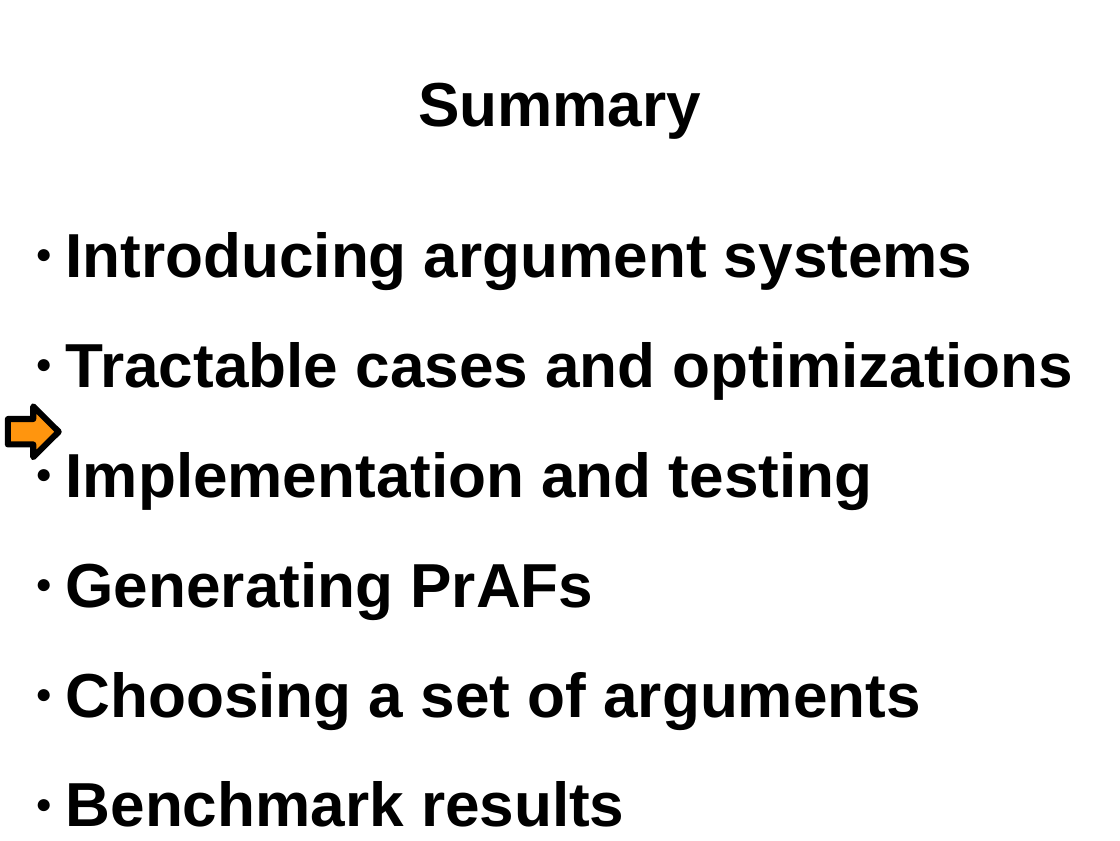
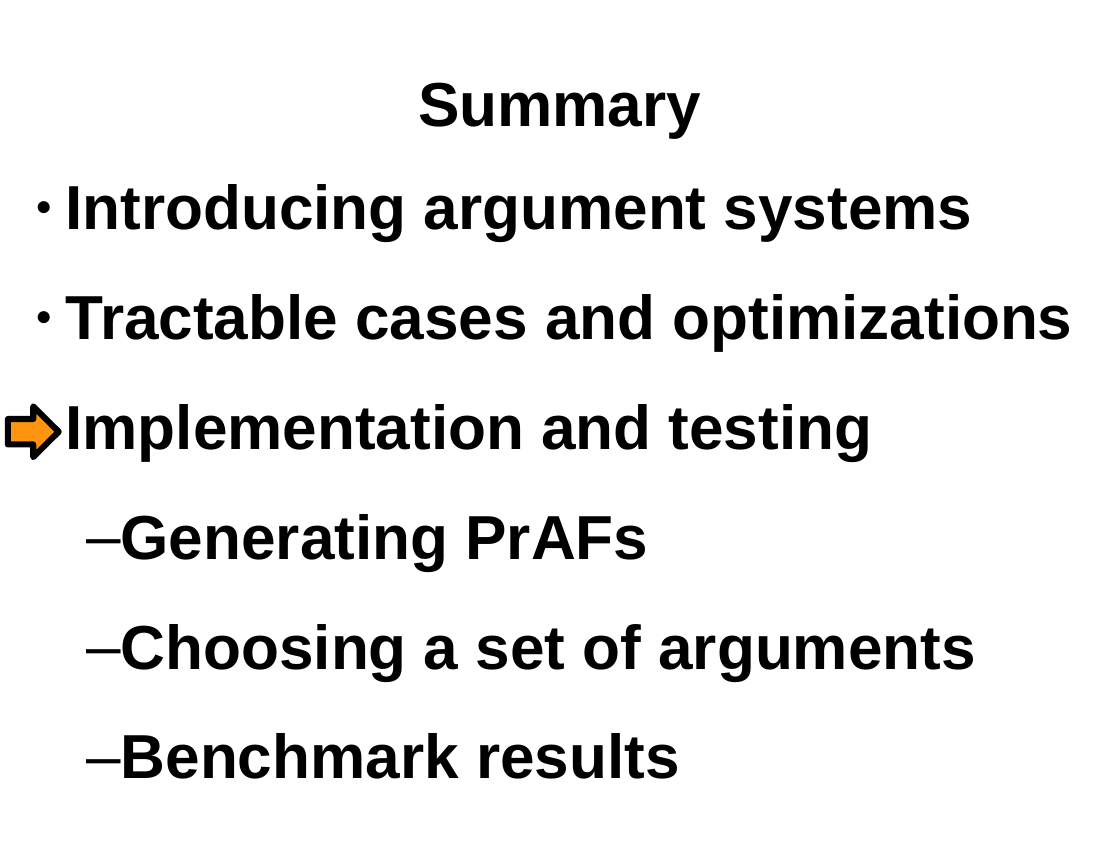
Before and after one commit to lethalman/thesis, a slide deck: slide 16 of doc/summary.ppt. Drawn at 1120x841 pixels with LibreOffice and Linux fonts; fonts in the diff are those of the drawing; background and template pictures are left out. Boxes give left, top, right and bottom in pixels: in the first picture for what was removed or moved away, otherwise in the second. Text is boxed around its words. In the diff, an @@ line names an element or a change of style, - is before the commit and + after.

Commit message:
Fix summary ppt

```diff
--- a/doc/summary.ppt
+++ b/doc/summary.ppt
@@ text "Introducing argument systems": place and size @@
-text "Introducing argument systems" at (66,232,1073,827)
+text "Introducing argument systems" at (66,184,1073,779)
@@ text "Introducing argument systems" at (66,184,1073,779): bullet ● to –; list level 1 to 2 in "Generating PrAFs"; list level 1 to 2 in "Choosing a set of arguments"; list level 1 to 2 in "Benchmark results" @@
```
Also in this commit, not shown: 5 other slides changed.
